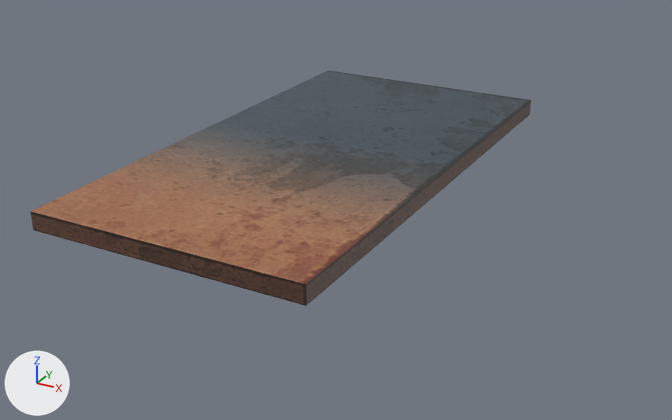
Two versions of the FBX model Assets/PuppetBook/New Folder/Floor_half.fbx, one commit apart.
The view is the same before and after, from a 50 mm lens placed at (5.12, -8.92, 3.8), pointed at (0.43, -0.4, -0.46). The axes (+X, +Y, +Z) are drawn at lower left. The lights are the same throughout. Where no turn or scale is listed for an object, it has been applied to the vertices.

The scene before the commit, as lines of its bpy script (objects in view):
```python
me_mesh_003 = bpy.data.meshes.new('Mesh.003')
me_mesh_003.from_pydata(...)  # a box spanning x -1.57..1.57, y -3.0..3.0, z -0.1..0.1
me_mesh_003.materials.append(mat_material_002)  # picture img_concrete_hotspot_02_png
ob_floor_half = bpy.data.objects.new('Floor_half', me_mesh_003)
ob_floor_half.location = (0.0, 0.0, 0.0)
```
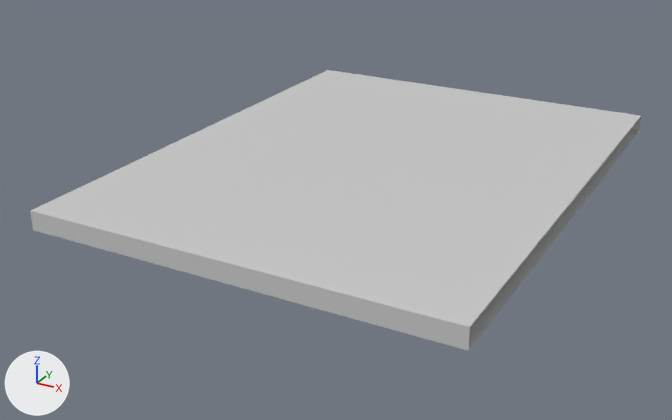
The newer file is also rescaled (x0.969), turned or shifted as a whole; pictures and numbers use the older file's frame.

Boxes [x1, y1, x2, y2] around the edits, measured in the pictures (672 x 420 px):
'Floor_half', reshaped (22% wider, 19% taller): before [30, 70, 531, 306]; after [30, 70, 641, 351]

Patch to the scene script:
```diff
--- a/Assets/PuppetBook/New Folder/Floor_half.fbx.py
+++ b/Assets/PuppetBook/New Folder/Floor_half.fbx.py
@@ mat_floor @@
+mat_floor = principled_material('floor')
+mat_floor.base_color = (0.604, 0.604, 0.604)  # light grey #cccccc
+mat_floor.roughness = 0.434
@@ me_mesh_003 @@
 # used by ob_floor_half; location = (0.0, 0.0, 0.0)
-me_mesh_003.from_pydata(...)  # 8 vertices, 6 faces; spans x -1.57..1.57, y -3.0..3.0, z -0.1..0.1
-me_mesh_003.materials.append(mat_material_002)  # picture img_concrete_hotspot_02_png
+me_mesh_003.from_pydata(...)  # 8 vertices, 5 faces; spans x -1.57..3.04, y -3.0..3.0, z -0.1..0.11
+# me_mesh_003 part 1
+# 6 vertices are removed from x -1.57..1.57, y -3.0..3.0, z -0.1..0.1
+# 6 faces are deleted
+# 6 vertices are added at (-1.57, -3.0, 0.11), (3.04, -3.0, -0.1), (3.04, -3.0, 0.11), (-1.57, 3.0, 0.11), (3.04, 3.0, 0.11), (3.04, 3.0, -0.1)
+# 5 new faces join them
+me_mesh_003.materials.append(mat_floor)  # light grey #cccccc
```
